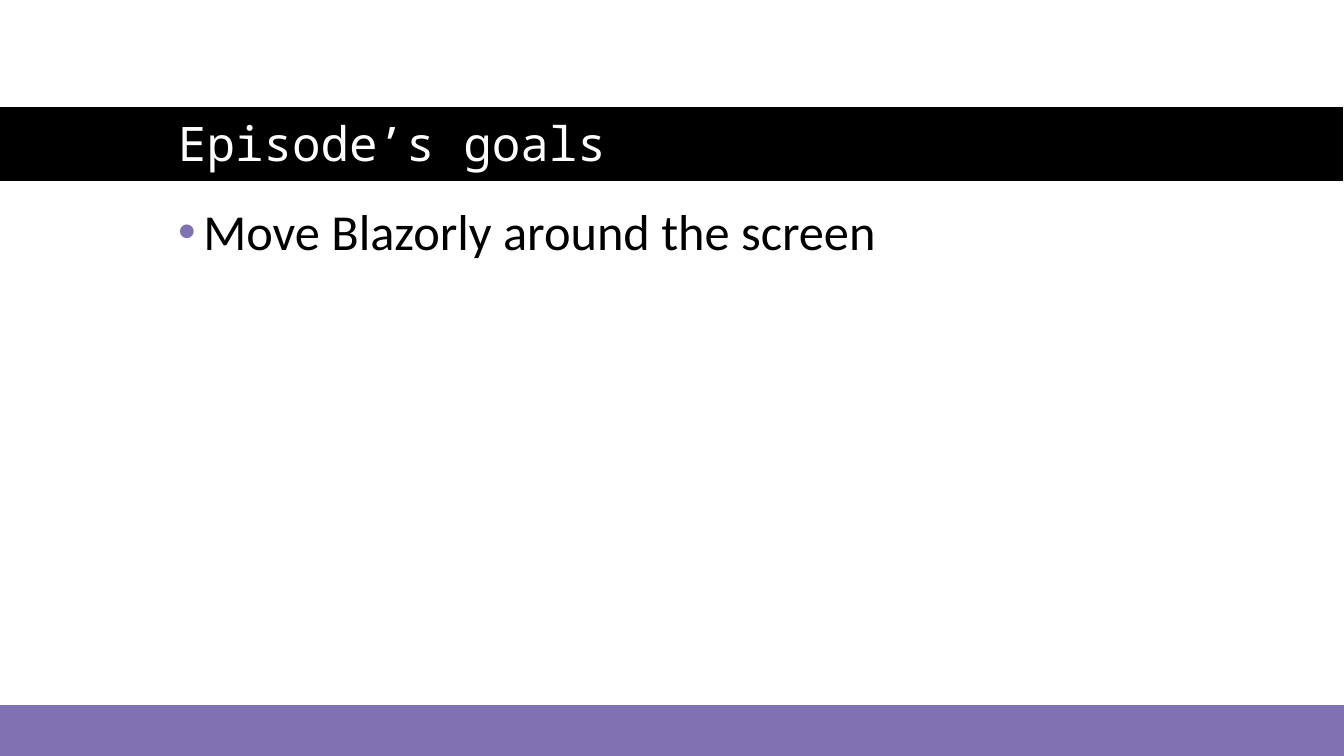
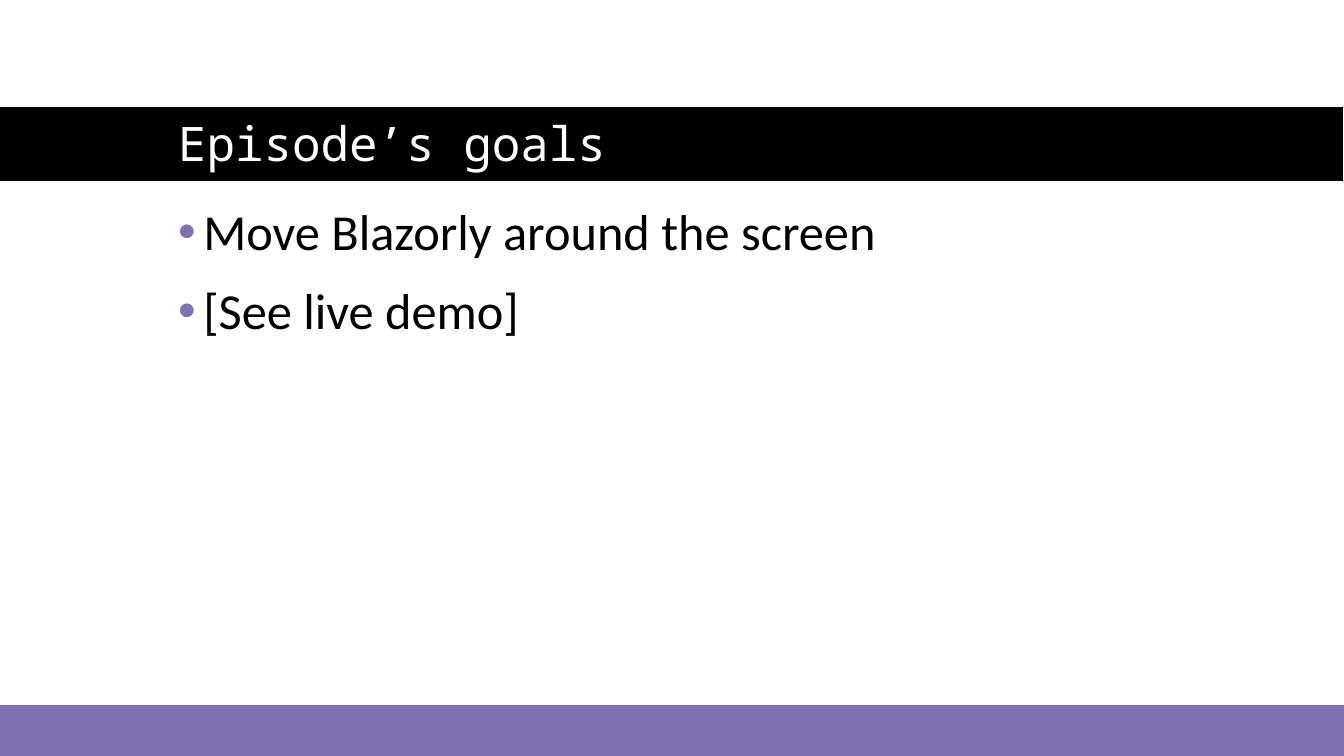
Before and after one commit to just-the-benno/BlazQ, a slide deck: slide 2 of episode1/media/slides-episode-1.pptx. Drawn at 1344x756 pixels with LibreOffice and Linux fonts; fonts in the diff are those of the drawing; background and template pictures are left out. Boxes give left, top, right and bottom in pixels: in the first picture for what was removed or moved away, otherwise in the second. Text is boxed around its words. In the diff, an @@ line names an element or a change of style, - is before the commit and + after.

```diff
--- a/episode1/media/slides-episode-1.pptx
+++ b/episode1/media/slides-episode-1.pptx
@@ text at (x1=203, y1=292, x2=519, y2=336): paragraph added @@
+• [See live demo]
```
Also in this commit, not shown: 19 other slides changed, 2 other files.
